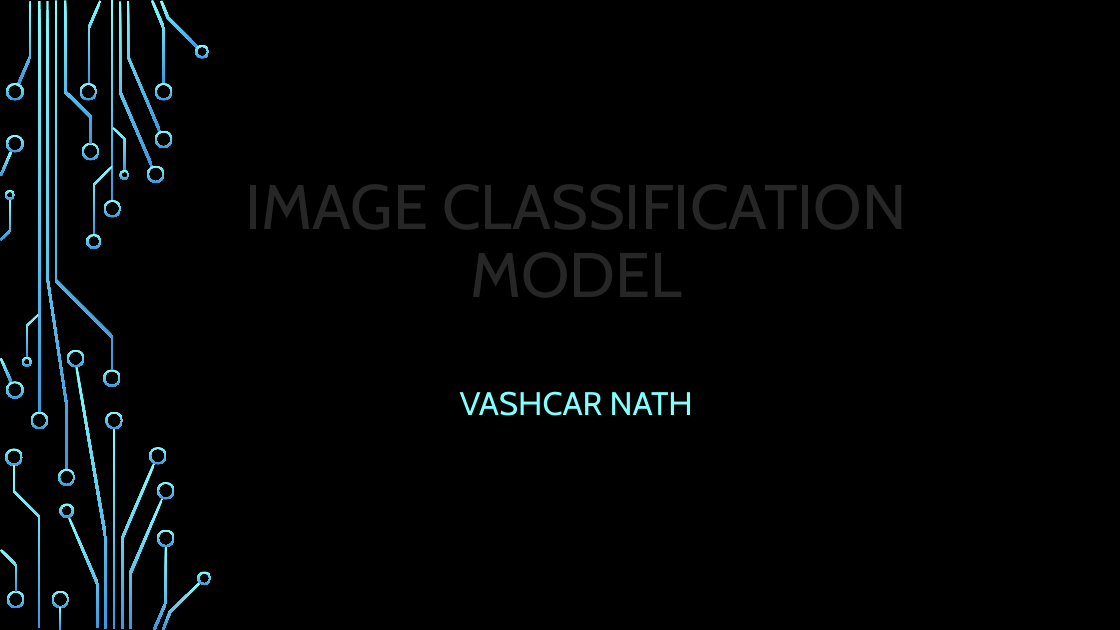
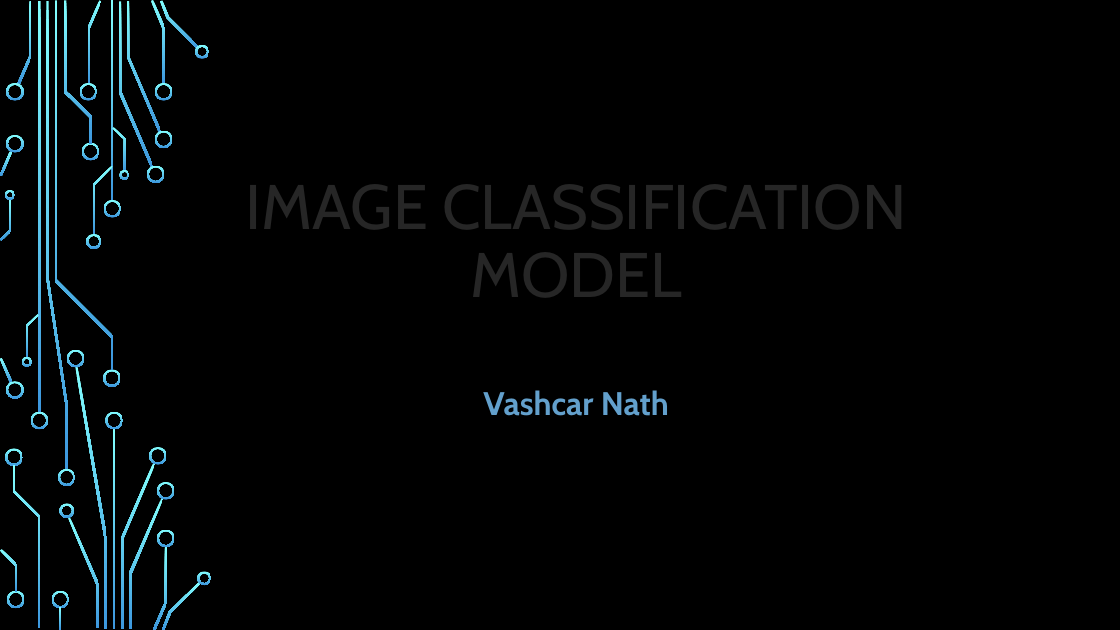
Before and after one commit to vdebnath/202_Honors_Option, a slide deck: slide 1 of Presentation.pptx. Drawn at 1120x630 pixels with LibreOffice and Linux fonts; fonts in the diff are those of the drawing; background and template pictures are left out. Boxes give left, top, right and bottom in pixels: in the first picture for what was removed or moved away, otherwise in the second. Text is boxed around its words. In the diff, an @@ line names an element or a change of style, - is before the commit and + after.

```diff
--- a/Presentation.pptx
+++ b/Presentation.pptx
@@ subtitle at (483, 390, 669, 416): text changed; text colour #82FFFF to #63A0CC; bold on @@
-VASHCAR NATH
+Vashcar Nath
```
Also in this commit, not shown: 3 other slides changed, 2 slides added.
